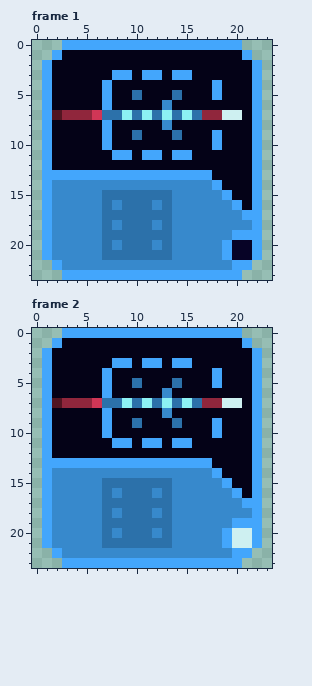
Pixel-art file, stored at Art/Textures/Tiles/BlueTiles/phase_cloak.aseprite. Above is the file before it was changed.
24x24 pixels, 2 frames. Shown: frame 1, frame 2.
After:
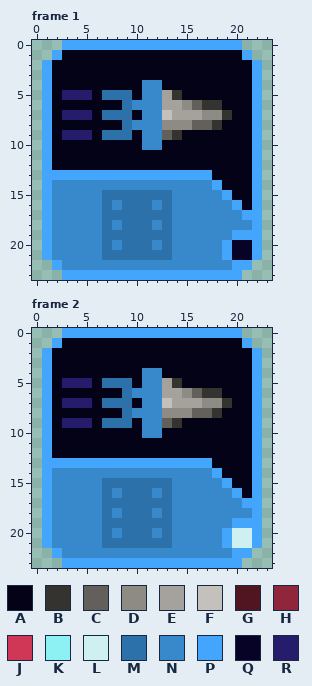
Palette (. is transparent): A #040217  B #343330  C #63605c  D #8e8b85  E #a5a29d  F #c4c1bc  G #511521  H #90263c  J #d03656  K #8df1f4  L #cef0f1  M #2c71aa  N #3789cc  P #43a6fc  Q #070326  R #251c6b
The edit:
Frame 1:
Colour G becomes colour A in row 7 at x 2.
Colour J becomes colour A in row 7 at x 6.
Colour L becomes colour A in row 7 at x 20.
Colour M becomes colour A in row 5 at x 10; in row 7 at x 10; in row 9 at x 10.
Colour P becomes colour A in row 3 at x 8 to 9, 11 to 12 and 14 to 15; in row 4 at x 7 and 18; in row 5 at x 18; in row 6 at x 7; in row 8 at x 7; in row 9 at x 18.
Colour P becomes colour A in row 10 at x 7 and 18; in row 11 at x 8 to 9, 11 to 12 and 14 to 15.
Colour A becomes colour B in row 6 at x 17 to 18; in row 8 at x 18.
Colour L becomes colour B in row 7 at x 19.
Colour M becomes colour B in row 5 at x 14; in row 9 at x 14.
Colour A becomes colour C in row 6 at x 16; in row 8 at x 16 to 17; in row 9 at x 13.
Colour A becomes colour D in row 6 at x 15; in row 8 at x 14 to 15.
Colour H becomes colour D in row 7 at x 17 to 18.
Colour N becomes colour D in row 8 at x 13.
Colour A becomes colour E in row 5 at x 13; in row 6 at x 14.
Colour K becomes colour E in row 7 at x 15.
Colour M becomes colour E in row 7 at x 14 and 16.
Colour N becomes colour E in row 6 at x 13.
Colour K becomes colour F in row 7 at x 13.
Colour A becomes colour M in row 5 at x 8 to 9; in row 6 at x 9; in row 8 at x 9; in row 9 at x 8 to 9.
Colour K becomes colour M in row 7 at x 9.
Colour P becomes colour M in row 5 at x 7; in row 9 at x 7.
Colour A becomes colour N in rows 4 to 5 at x 11 to 12; in row 6 at x 10 to 12; in row 8 at x 10 to 12; in rows 9 to 10 at x 11 to 12.
Colour K becomes colour N in row 7 at x 11.
Colour M becomes colour N in row 7 at x 12.
Colour A becomes colour R in row 5 at x 3 to 5; in row 9 at x 3 to 5.
Colour H becomes colour R in row 7 at x 3 to 5.
Frame 2: the same change as frame 1
Changed places in both pictures, as pixel boxes (x1, y1, x2, y2):
changed: (52, 70, 242, 160)
changed: (52, 358, 242, 448)
